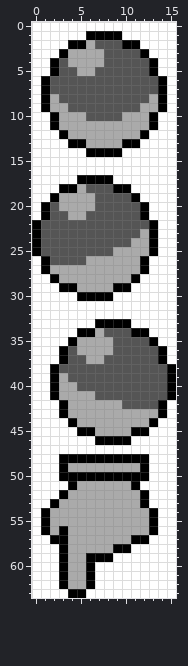
Pixel-art sprite: gfx/misc/briefcase_obj_animated.png. Above: the version before the commit.
The file is 16x64 pixels.
After the commit:
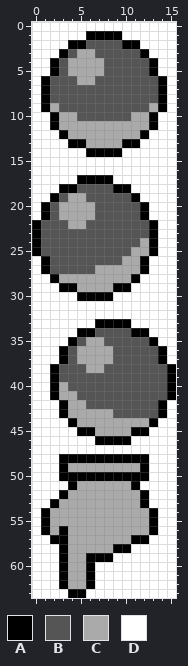
Palette (. is transparent): A #000000  B #555555  C #aaaaaa  D #ffffff
Commit: Updated Ball GFX for briefcase scene
From old to new:
Changed rows in their new state; - is an unchanged pixel.
first column x 2:
 2 ----B-------
 3 --B--B------
 5 --C--C------
 6 ---CC-------
 8 B----------B
 9 -B--------B-
10 ---B----B---
first column x 2:
18 ---B-------
19 -B--B------
21 -C--C------
22 --CC-------
23 ----------B
24 ---------B-
25 -------BB--
26 ----BBBB---
27 BBBBB------
first column x 3:
34 ----B------
35 --B--B-----
37 --C--C-----
38 ---CC------
39 B----------
40 -B---------
41 --BB-------
42 ---BBBB----
43 ------BBBBB
Where, in picture pixels (left, top, right, bottom), the same in both pictures:
changed: (50, 40, 158, 121)
changed: (50, 184, 149, 274)
changed: (59, 328, 158, 418)
